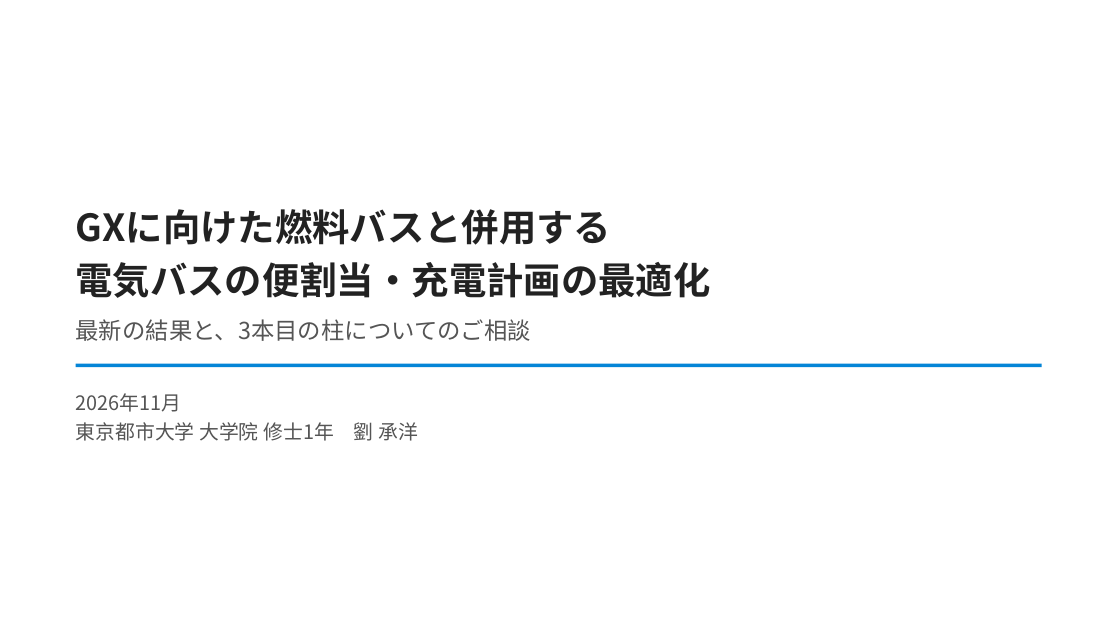
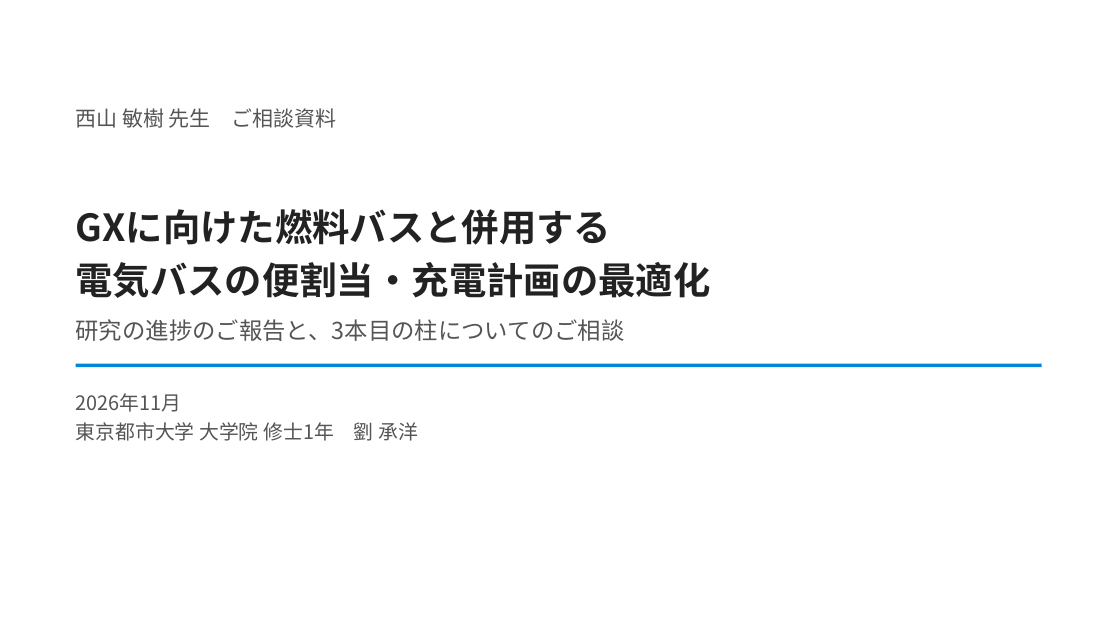
Before and after one commit to CYLIU2003/master-course, a slide deck: slide 1 of outcome/2026-11-16_nishiyama_consult/西山先生へのご相談_最新結果と3本目の柱.pptx. Drawn at 1120x630 pixels with LibreOffice and Linux fonts; fonts in the diff are those of the drawing. Boxes give left, top, right and bottom in pixels: in the first picture for what was removed or moved away, otherwise in the second. Text is boxed around its words. In the diff, an @@ line names an element or a change of style, - is before the commit and + after.

```diff
--- a/outcome/2026-11-16_nishiyama_consult/西山先生へのご相談_最新結果と3本目の柱.pptx
+++ b/outcome/2026-11-16_nishiyama_consult/西山先生へのご相談_最新結果と3本目の柱.pptx
@@ text added at (x1=76, y1=108, x2=337, y2=128), 18 pt, text #555555 @@
+西山 敏樹 先生 ご相談資料
@@ text at (x1=76, y1=319, x2=625, y2=341): text changed @@
-最新の結果と、3本目の柱についてのご相談
+研究の進捗のご報告と、3本目の柱についてのご相談
```
Also in this commit, not shown: 10 other slides changed, 3 slides added, 1 slide removed, 2 other files.
